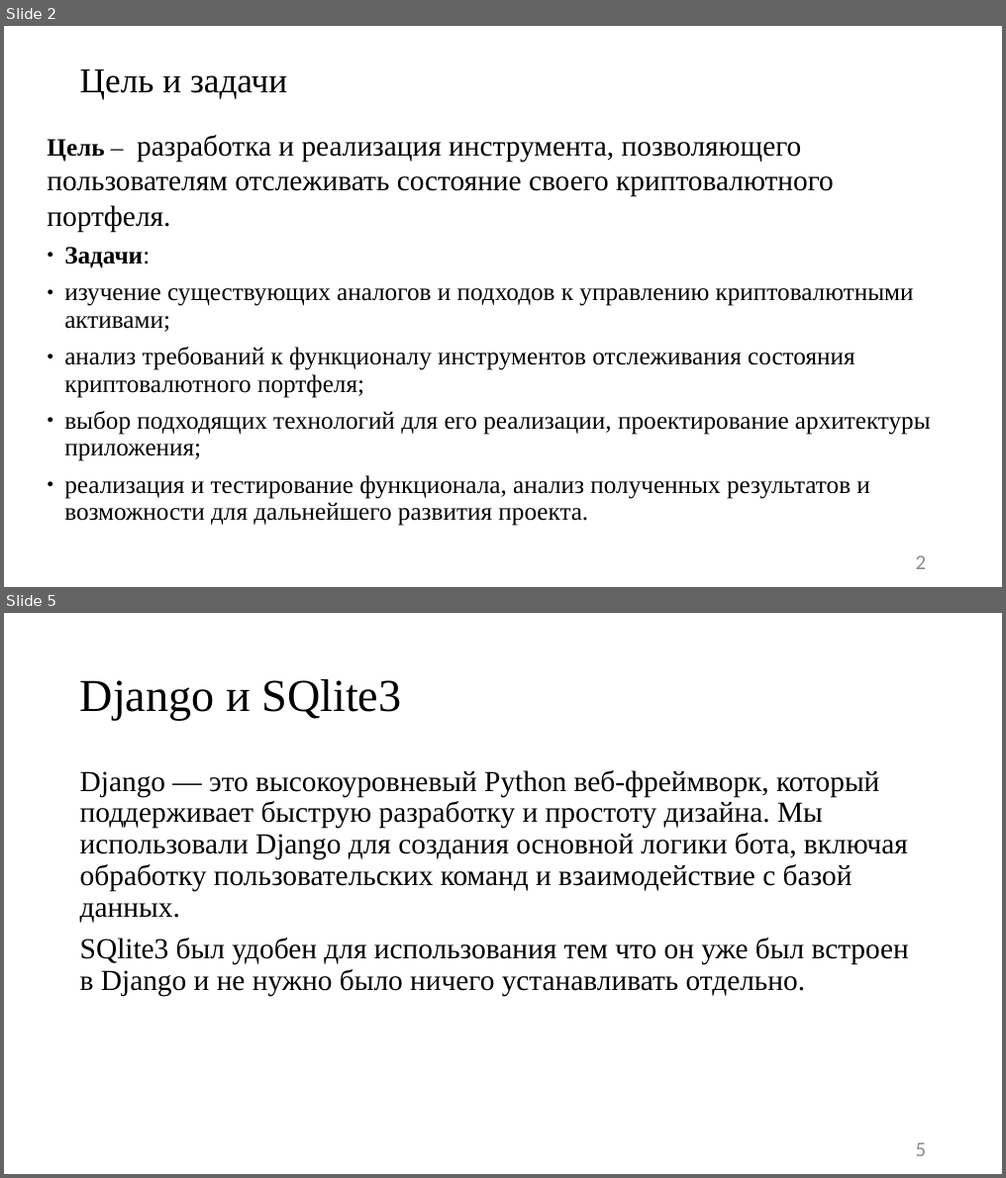
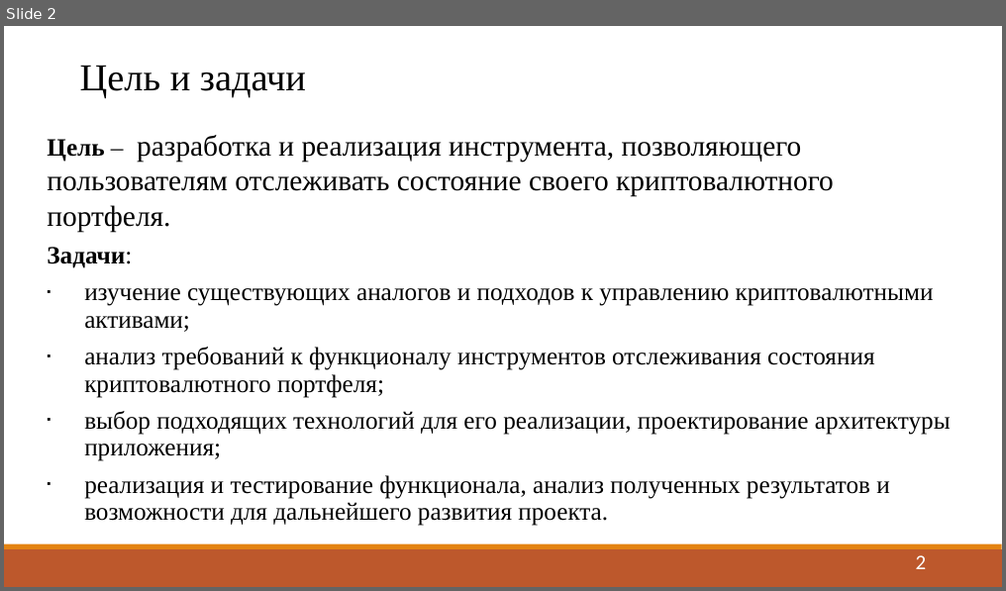
Before and after one commit to Toxich2012/kursovoi, a slide deck: presentvkr.pptx. Shown one above the other, each under a label of ours: slides 2 and 5 before the commit, slide 2 after it; the slides between them are not shown. The pictures are 1006x1178 and 1006x591 pixels, drawn with LibreOffice and Linux fonts; fonts in the diff are those of the drawing. Boxes give left, top, right and bottom in pixels: in the first picture for what was removed or moved away, otherwise in the second. Text is boxed around its words. In the diff, an @@ line names an element or a change of style, - is before the commit and + after.

```diff
--- a/presentvkr.pptx
+++ b/presentvkr.pptx
@@ slide 5 removed at bbox=[4, 613, 1002, 1174], background #FFFFFF @@
@@ text removed at bbox=[80, 679, 401, 721] @@
-Django и SQlite3
@@ text removed at bbox=[80, 770, 909, 996] @@
-Django — это высокоуровневый Python веб-фреймворк, который поддерживает быструю разработку и простоту дизайна. Мы использовали Django для создания основной логики бота, включая обработку пользовательских команд и взаимодействие с базой данных.
-SQlite3 был удобен для использования тем что он уже был встроен в Django и не нужно было ничего устанавливать отдельно.
@@ page number removed at bbox=[916, 1143, 927, 1157] @@
-5
@@ slide 2 changed as well @@
@@ text "Цель и задачи" at bbox=[80, 66, 306, 99]: size 33.6 to 36.6 pt; line spacing 0.9 to 0.7 @@
@@ text at bbox=[47, 247, 950, 526]: bullet ● to none; bullet ● to ▪ @@
@@ rectangle added at bbox=[4, 550, 1002, 587], fill #BD582C @@
@@ rectangle added at bbox=[4, 545, 1002, 550], fill #E48312 @@
@@ page number at bbox=[916, 556, 927, 570]: text colour #8B8B8B to #FFFFFF @@
```
Also in this commit, not shown: 6 other slides changed, 1 slide added, 2 other slides removed, 1 other file.
